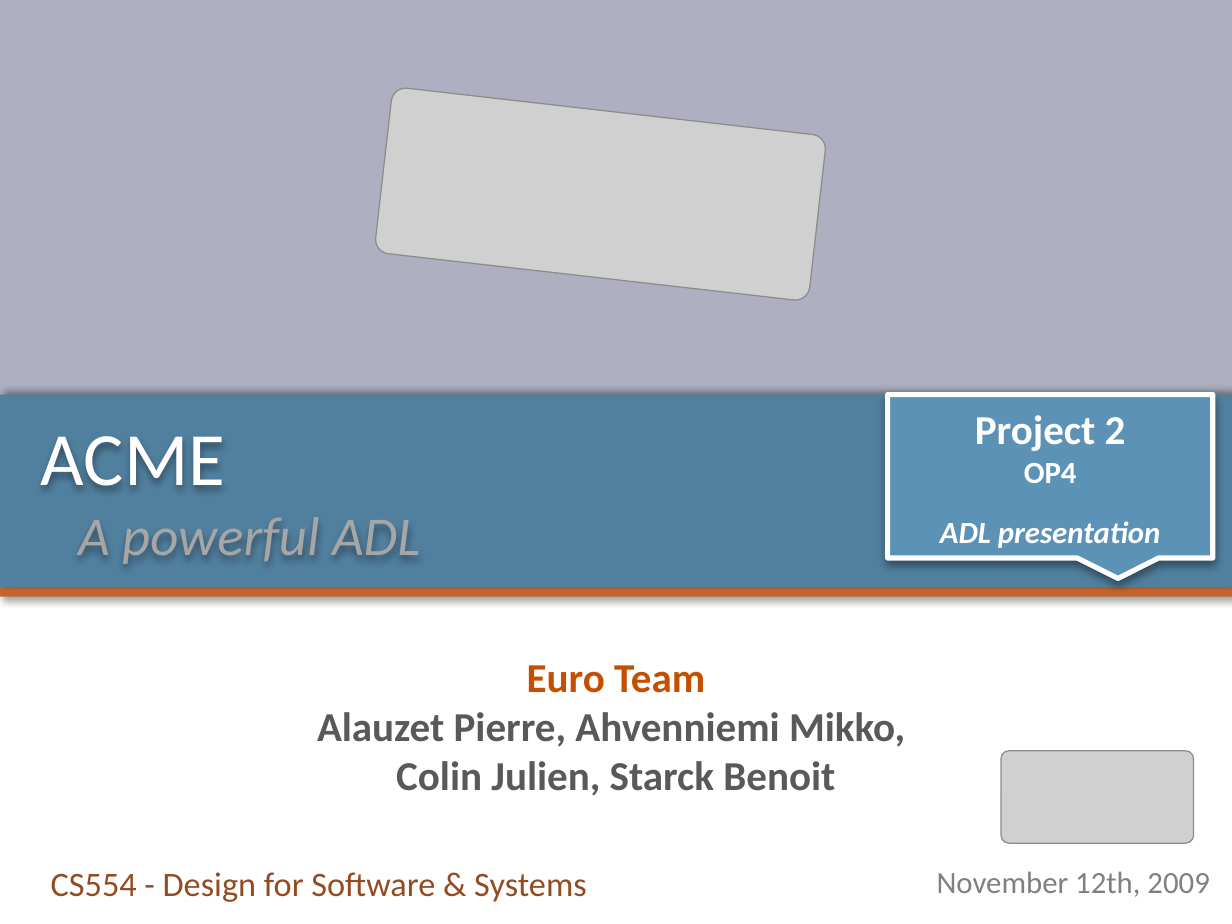
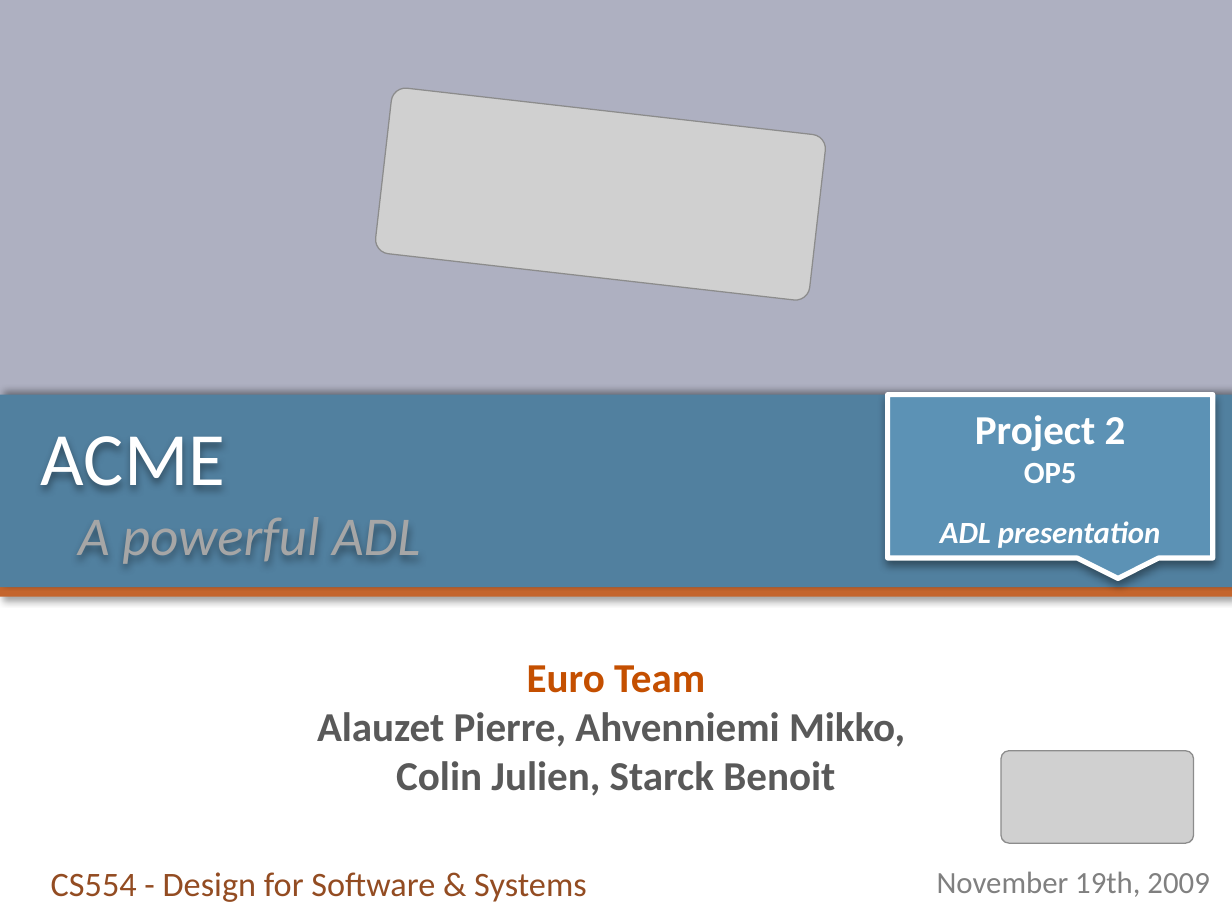
Before and after one commit to pierrealauzet/euroteam, a slide deck: slide 1 of Project 2/Part2/CS554_EuroTeam_Project2_OP5.pptx. Drawn at 1232x924 pixels with LibreOffice and Linux fonts; fonts in the diff are those of the drawing; grey boxes stand for pictures. Boxes give left, top, right and bottom in pixels: in the first picture for what was removed or moved away, otherwise in the second. Text is boxed around its words. In the diff, an @@ line names an element or a change of style, - is before the commit and + after.

```diff
--- a/Project 2/Part2/CS554_EuroTeam_Project2_OP5.pptx
+++ b/Project 2/Part2/CS554_EuroTeam_Project2_OP5.pptx
@@ text in speech box at (1024,463,1077,483): text changed @@
-OP4
+OP5
@@ text at (937,871,1209,897): text changed @@
-November 12th, 2009
+November 19th, 2009
```
Also in this commit, not shown: 23 other slides changed, 2 slides added.
